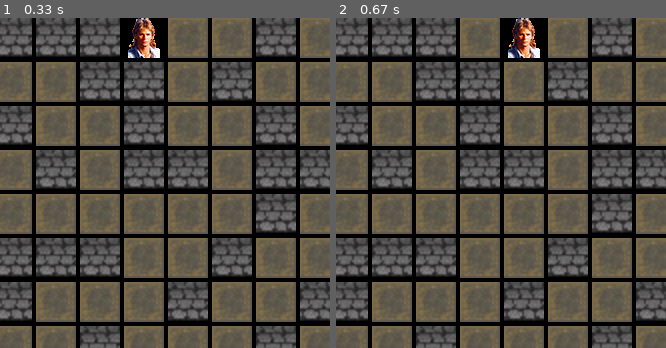
Above: before the commit, frames 1-2 (left to right).
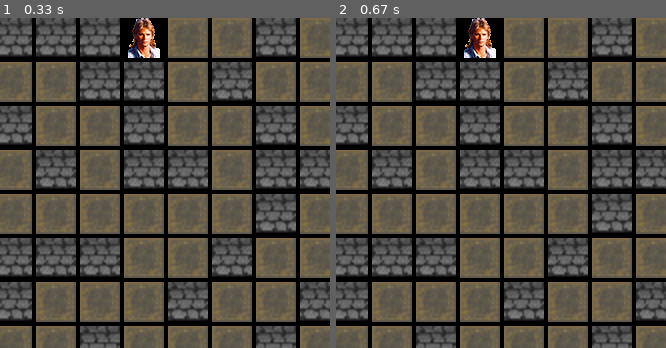
Above: after the commit, the same moments.

Repository: DenisLamalis/cours-python
Game: pygame game, started from environments/oc-p3/helpmacgyver/main.py
The game is run twice, just before and just after one commit, with the same random seed, the same clock (stepped at 60 frames per second) and the same inputs.
Inputs:
- Up to frame 1 (0.33 s): no input
- Up to frame 2 (0.67 s): hold Right from 0.33 s (still down)
The pictures show only the part of the screen within x 1-51%, y 0-50%; the shares and areas given below are measured in that part.

Frame 1 is identical in both runs. In frame 2, 2.9% of the frame differs, in the area x 37-64%, y 0-13%.

Commit message:
oc-p3 refactoring

Diff:
--- a/environments/oc-p3/helpmacgyver/main.py
+++ b/environments/oc-p3/helpmacgyver/main.py
@@ -44,22 +44,22 @@
         """ respond to keypresses """
         if event.key == pygame.K_RIGHT:
             # move MacGyver to the right
-            validate = self.mg.move('RIGHT')
+            validate = self.mg.move('right')
             if validate is True:
                 self.move_mac(((self.settings.cell_dimension_x), 0))
             self.check_end()
         elif event.key == pygame.K_LEFT:
-            validate = self.mg.move('LEFT')
+            validate = self.mg.move('left')
             if validate is True:
                 self.move_mac(((self.settings.cell_dimension_x * -1), 0))
             self.check_end()
         elif event.key == pygame.K_DOWN:
-            validate = self.mg.move('DOWN')
+            validate = self.mg.move('down')
             if validate is True:
                 self.move_mac((0, (self.settings.cell_dimension_x)))
             self.check_end()
         elif event.key == pygame.K_UP:
-            validate = self.mg.move('UP')
+            validate = self.mg.move('up')
             if validate is True:
                 self.move_mac((0, (self.settings.cell_dimension_x * -1)))
             self.check_end()
